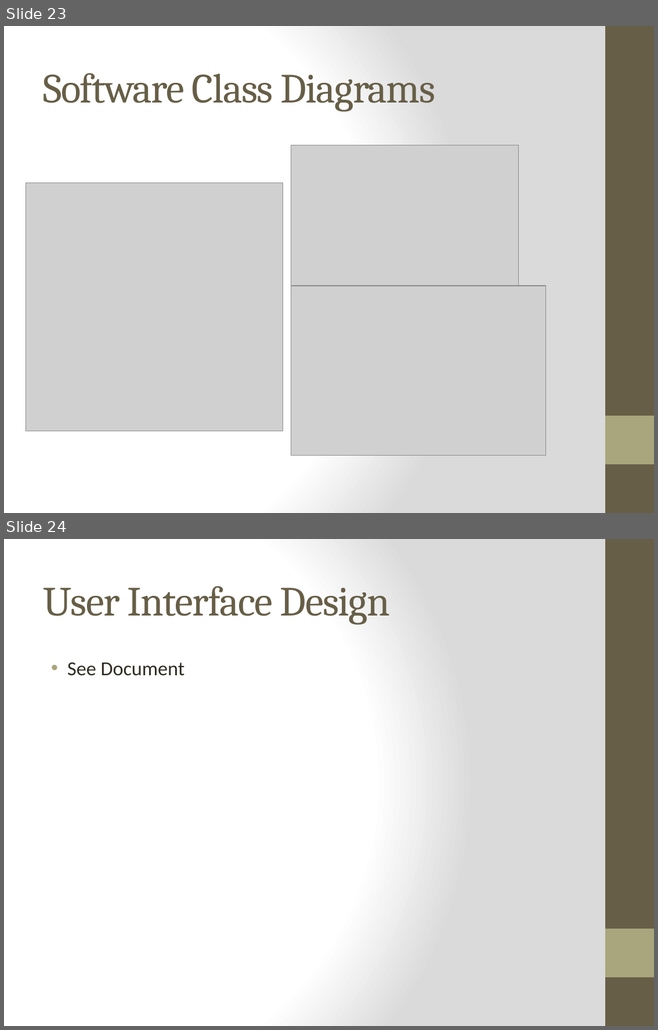
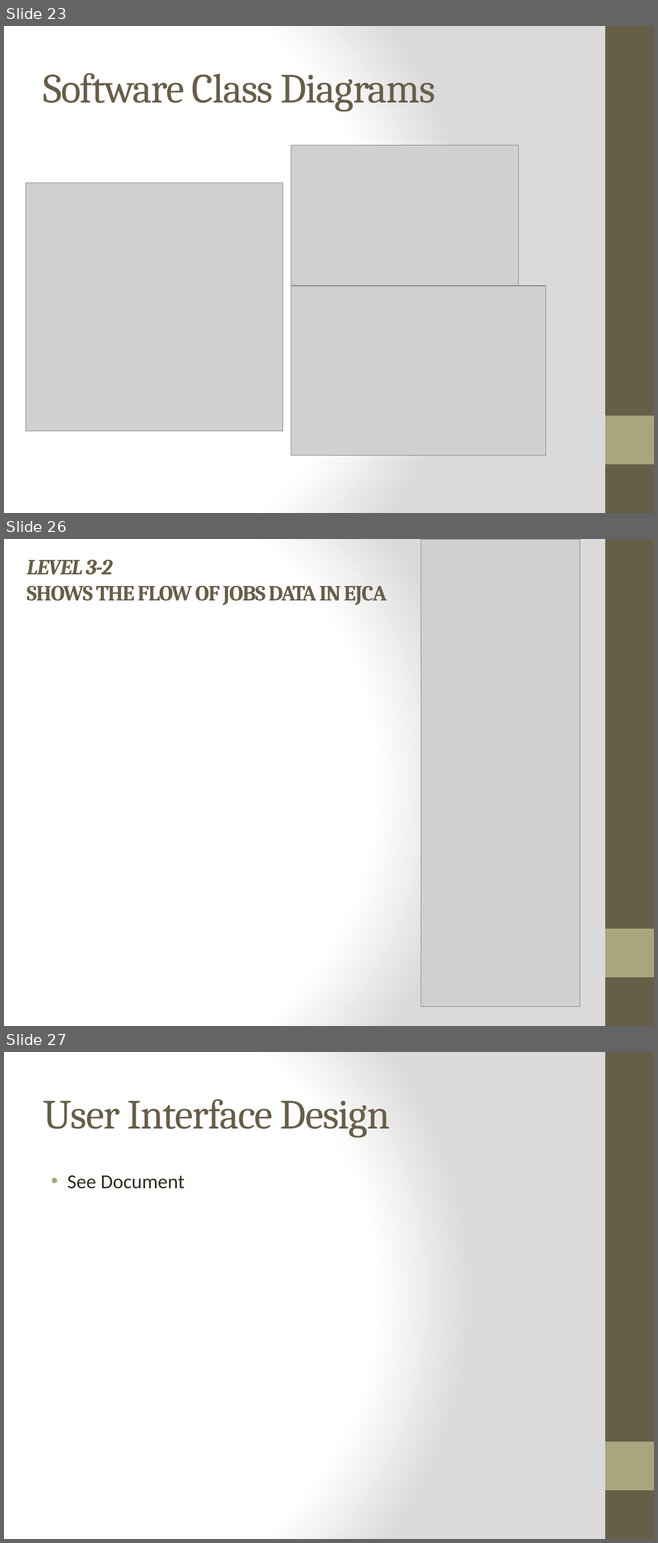
Before and after one commit to WesleyTrescott/MVC-Capstone, a slide deck: Design Specification/Design Specification.pptx. Shown one above the other, each under a label of ours: slides 23 and 24 before the commit, slides 23, 26 and 27 after it; the slides between them are not shown. The pictures are 658x1030 and 658x1543 pixels, drawn with LibreOffice and Linux fonts; fonts in the diff are those of the drawing; grey boxes stand for pictures. Boxes give left, top, right and bottom in pixels: in the first picture for what was removed or moved away, otherwise in the second. Text is boxed around its words. In the diff, an @@ line names an element or a change of style, - is before the commit and + after.

```diff
--- a/Design Specification/Design Specification.pptx
+++ b/Design Specification/Design Specification.pptx
@@ slide 26 added at bbox=[4, 539, 654, 1026], background gradient #FFFFFF to #DADADA; not listed: 2 template elements that a slide beside it also shows @@
@@ picture added at bbox=[421, 539, 579, 1006] @@
@@ title added at bbox=[27, 559, 387, 605], 24 pt, text #675E47, bold @@
+LEVEL 3-2
+SHOWS THE FLOW OF JOBS DATA IN EJCA
@@ what was slide 24 is now slide 27 @@
```
Also in this commit, not shown: 2 other slides added.
